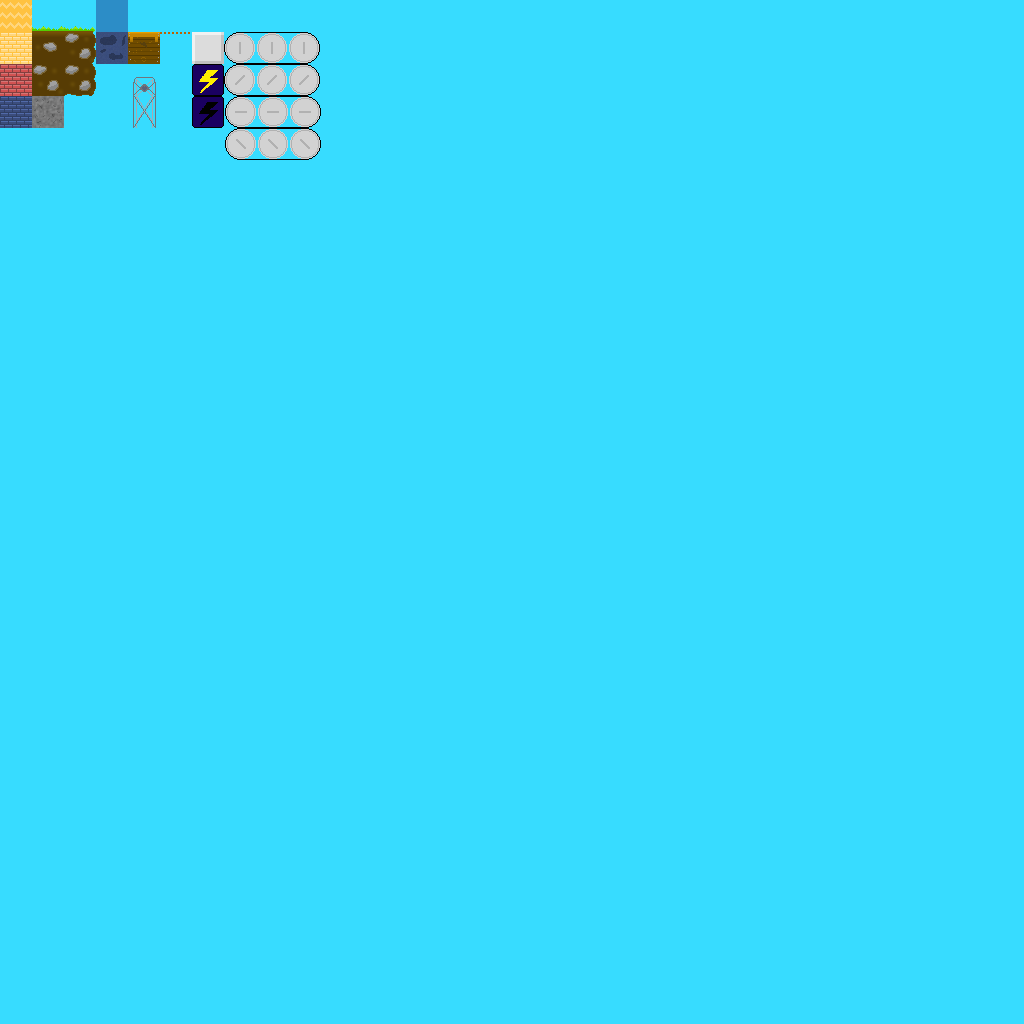
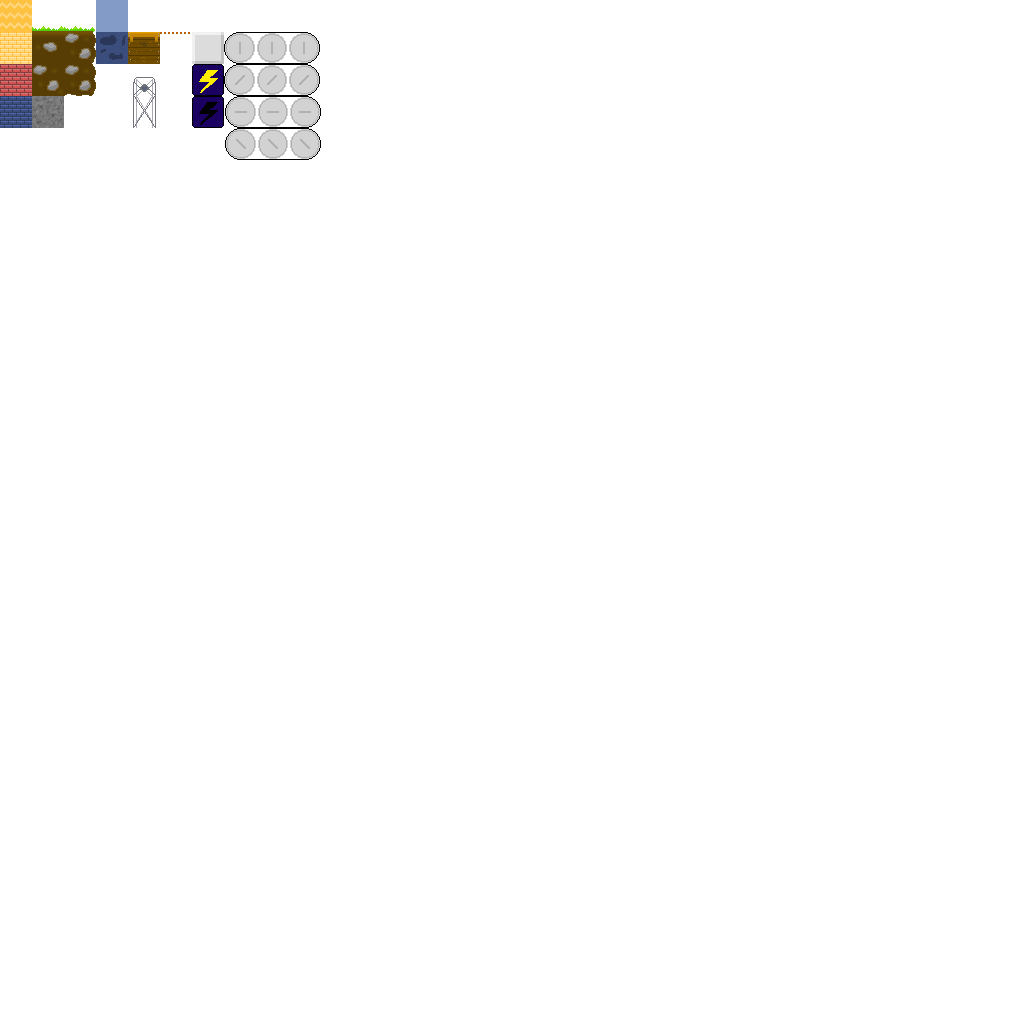
Layer changes from the first 1024 x 1024 image to the second:
hid "Sky" over box(0, 0, 1024, 1024)
